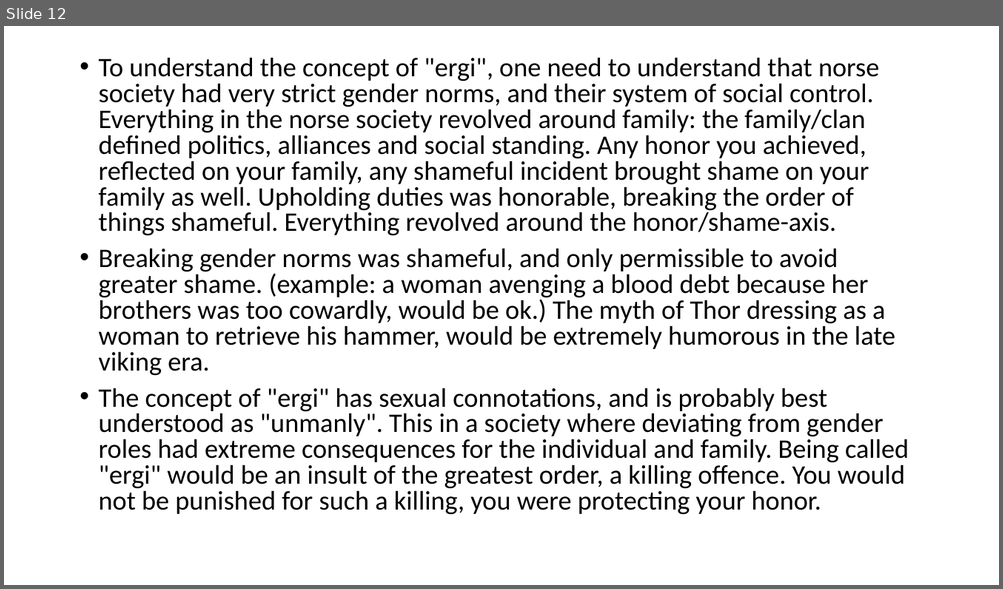
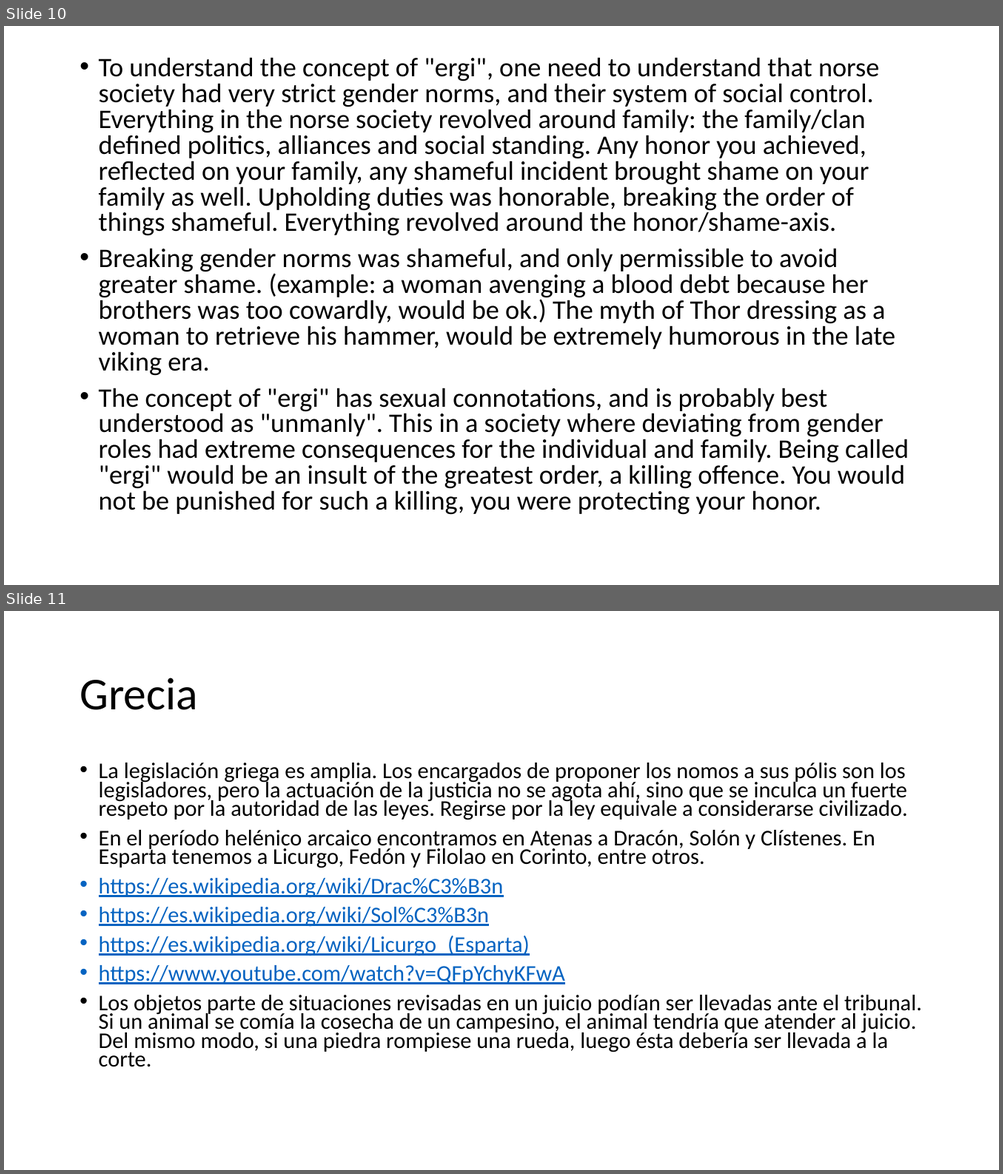
Before and after one commit to zaboltar/zaboltar.github.io, a slide deck: assets uarm/2019 sol-penscri-justfilpol/La Justicia antes de la Filosofía Política.pptx. Shown one above the other, each under a label of ours: slide 12 before the commit, slides 10 and 11 after it. The pictures are 1003x589 and 1003x1174 pixels, drawn with LibreOffice and Linux fonts; fonts in the diff are those of the drawing. Boxes give left, top, right and bottom in pixels: in the first picture for what was removed or moved away, otherwise in the second. Text is boxed around its words. In the diff, an @@ line names an element or a change of style, - is before the commit and + after.

```diff
--- a/assets uarm/2019 sol-penscri-justfilpol/La Justicia antes de la Filosofía Política.pptx
+++ b/assets uarm/2019 sol-penscri-justfilpol/La Justicia antes de la Filosofía Política.pptx
@@ slide 11 added at (4, 611, 999, 1170), background #FFFFFF @@
@@ title added at (79, 678, 198, 710), 44 pt, text #000000 @@
+Grecia
@@ text added at (99, 763, 922, 1068), 21.7 pt, text #000000 @@
+• La legislación griega es amplia. Los encargados de proponer los nomos a sus pólis son los legisladores, pero la actuación de la justicia no se agota ahí, sino que se inculca un fuerte respeto por la autoridad de las leyes. Regirse por la ley equivale a considerarse civilizado.
+• En el período helénico arcaico encontramos en Atenas a Dracón, Solón y Clístenes. En Esparta tenemos a Licurgo, Fedón y Filolao en Corinto, entre otros.
+• https://es.wikipedia.org/wiki/Drac%C3%B3n
+• https://es.wikipedia.org/wiki/Sol%C3%B3n
+• https://es.wikipedia.org/wiki/Licurgo_(Esparta)
+• https://www.youtube.com/watch?v=QFpYchyKFwA
+• Los objetos parte de situaciones revisadas en un juicio podían ser llevadas ante el tribunal. Si un animal se comía la cosecha de un campesino, el animal tendría que atender al juicio. Del mismo modo, si una piedra rompiese una rueda, luego ésta debería ser llevada a la corte.
@@ what was slide 12 is now slide 10 @@
```
Also in this commit, not shown: 2 slides changed, 1 slide removed, 1 other file.
